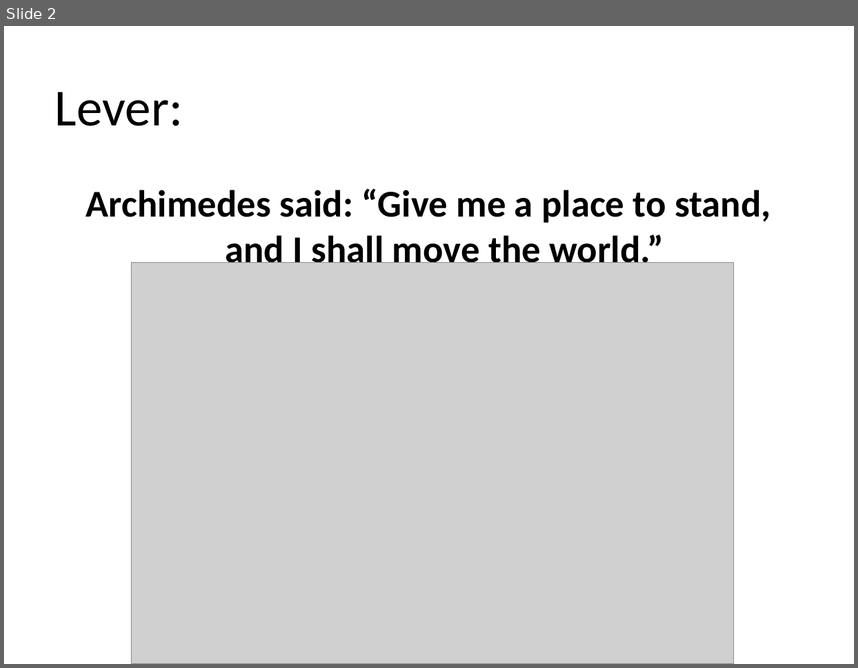
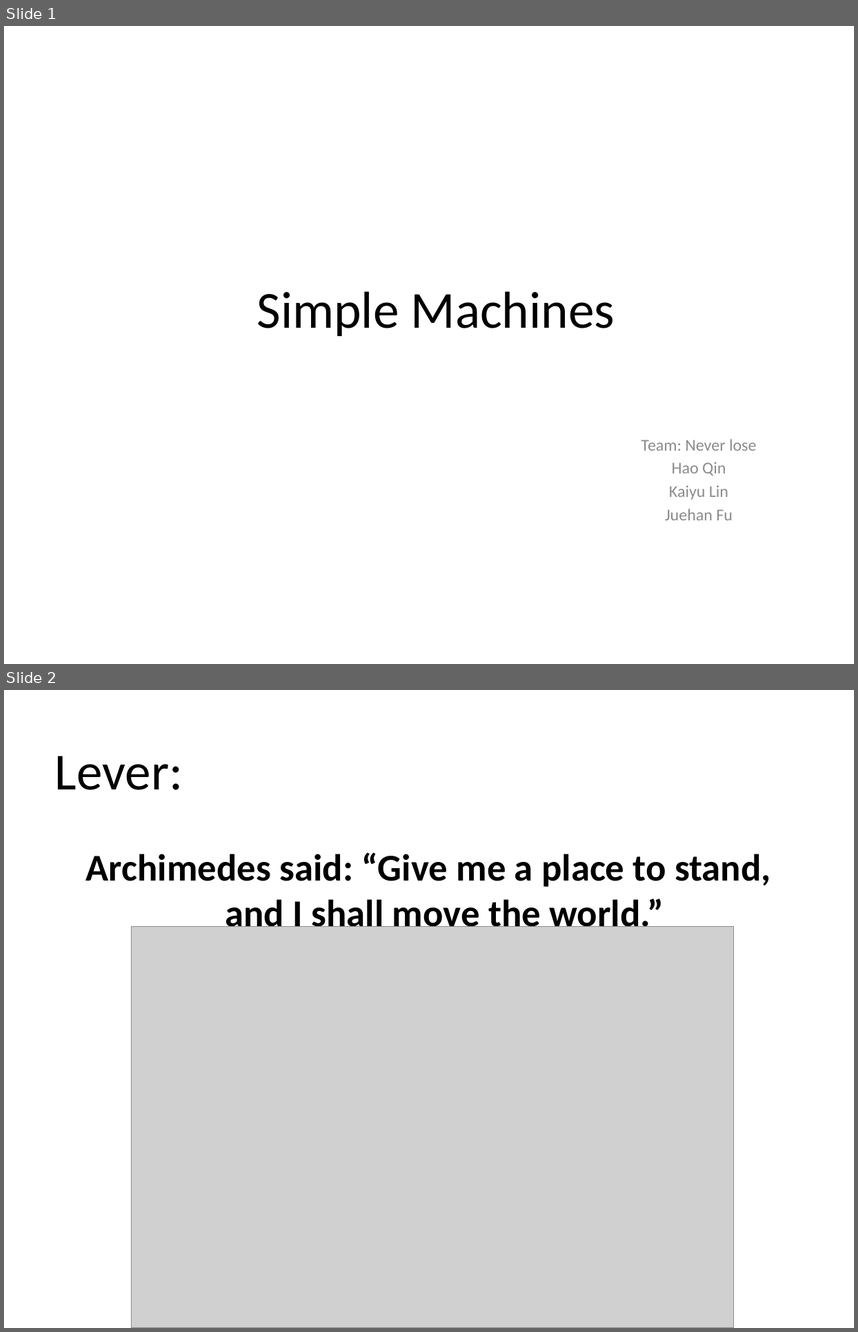
Before and after one commit to Timqin/ESL, a slide deck: esl/演示文稿1.pptx. Shown one above the other, each under a label of ours: slide 2 before the commit, slides 1 and 2 after it. The pictures are 858x668 and 858x1332 pixels, drawn with LibreOffice and Linux fonts; fonts in the diff are those of the drawing; grey boxes stand for pictures. Boxes give left, top, right and bottom in pixels: in the first picture for what was removed or moved away, otherwise in the second. Text is boxed around its words. In the diff, an @@ line names an element or a change of style, - is before the commit and + after.

Commit message:
add page

```diff
--- a/esl/演示文稿1.pptx
+++ b/esl/演示文稿1.pptx
@@ slide 1 added at <box>4,26,854,664</box>, background #FFFFFF @@
@@ title added at <box>257,291,615,336</box>, 44 pt, text #000000 @@
+Simple Machines
@@ subtitle added at <box>641,439,756,520</box>, 14 pt, text #8C8C8C @@
+Team: Never lose
+Hao Qin
+Kaiyu Lin
+Juehan Fu
```
Also in this commit, not shown: 1 other slide added, 1 slide removed.
